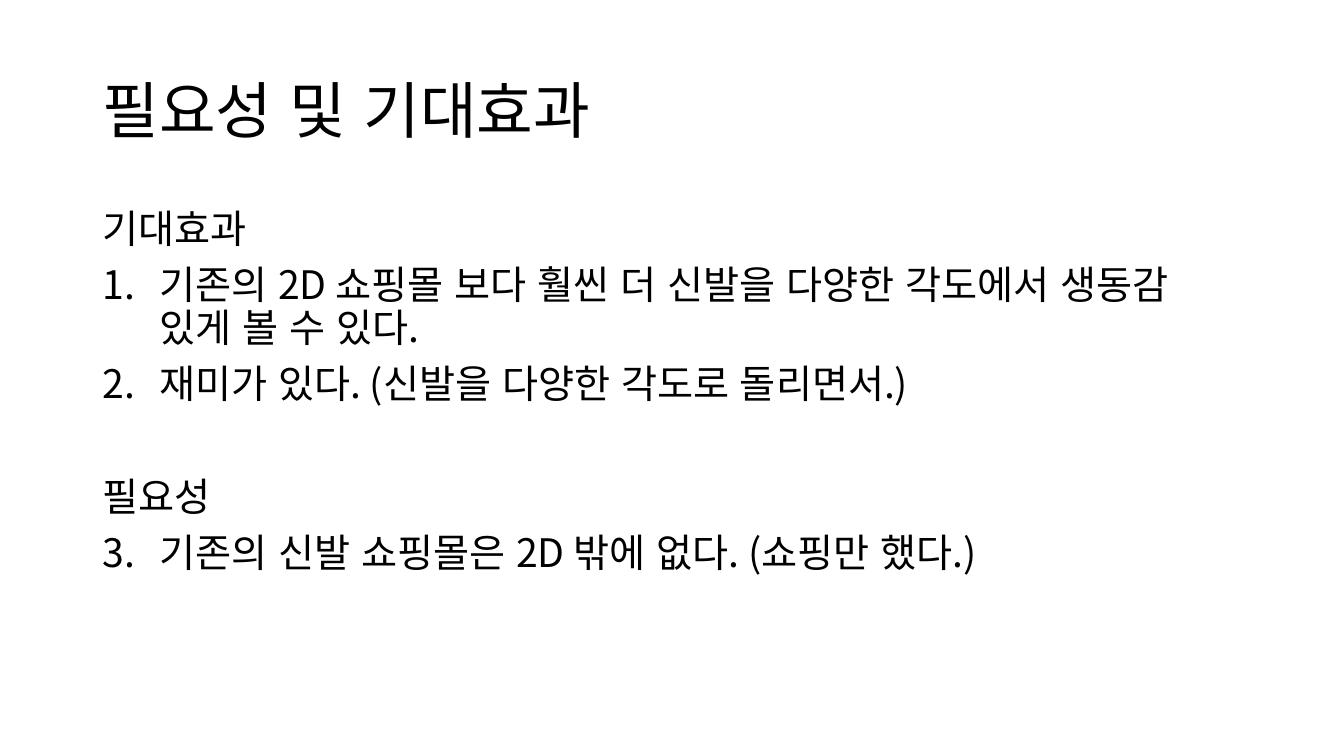
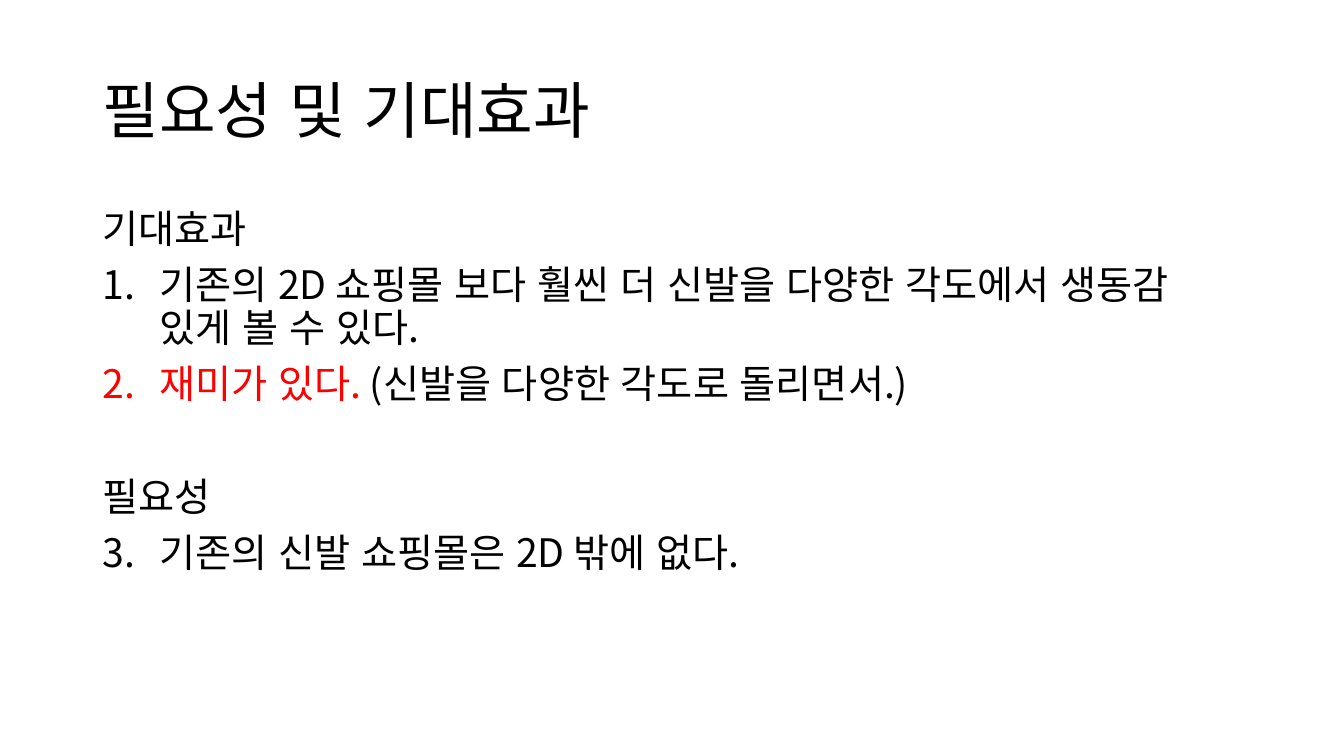
Before and after one commit to Github-AppData/3DShoesModel_WebSite, a slide deck: slide 4 of Meeating/3D Model Shoes WebSite.pptx. Drawn at 1344x756 pixels with LibreOffice and Linux fonts; fonts in the diff are those of the drawing. Boxes give left, top, right and bottom in pixels: in the first picture for what was removed or moved away, otherwise in the second. Text is boxed around its words. In the diff, an @@ line names an element or a change of style, - is before the commit and + after.

```diff
--- a/Meeating/3D Model Shoes WebSite.pptx
+++ b/Meeating/3D Model Shoes WebSite.pptx
@@ text at (159, 365, 908, 406): text colour #000000 to #FF0000 in "재미가 있다." @@
@@ text at (159, 534, 740, 570): text changed @@
-1. 기존의 신발 쇼핑몰은 2D 밖에 없다. (쇼핑만 했다.)
+1. 기존의 신발 쇼핑몰은 2D 밖에 없다.
```
Also in this commit, not shown: 1 other slide changed, 1 other file.
